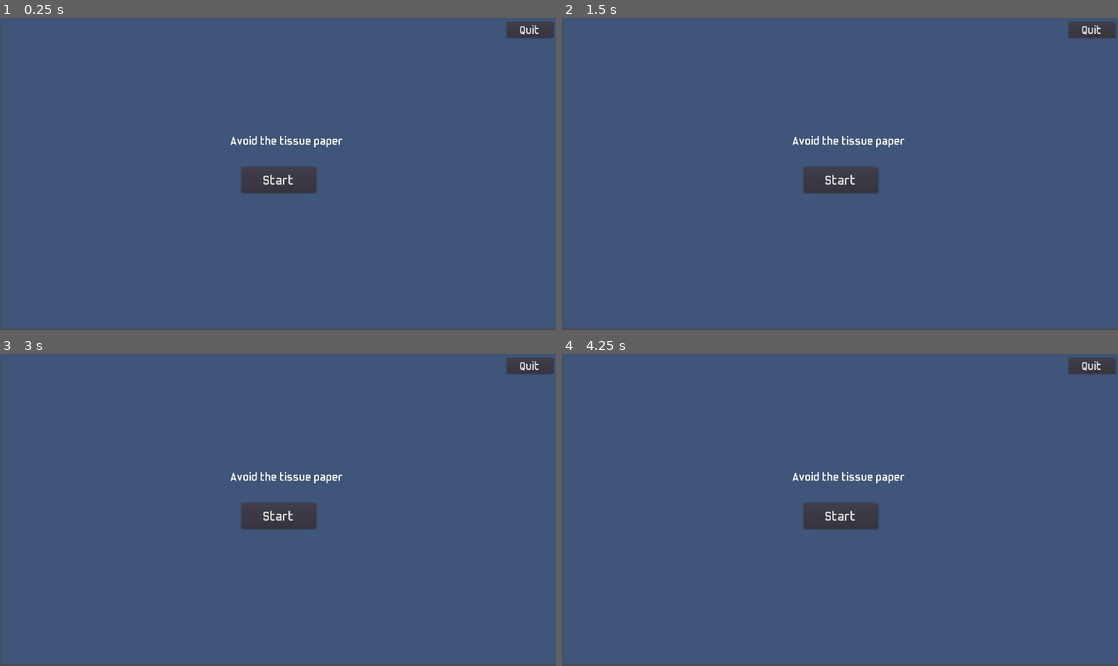
Above: before the commit, frames 1-4 (two rows, left to right).
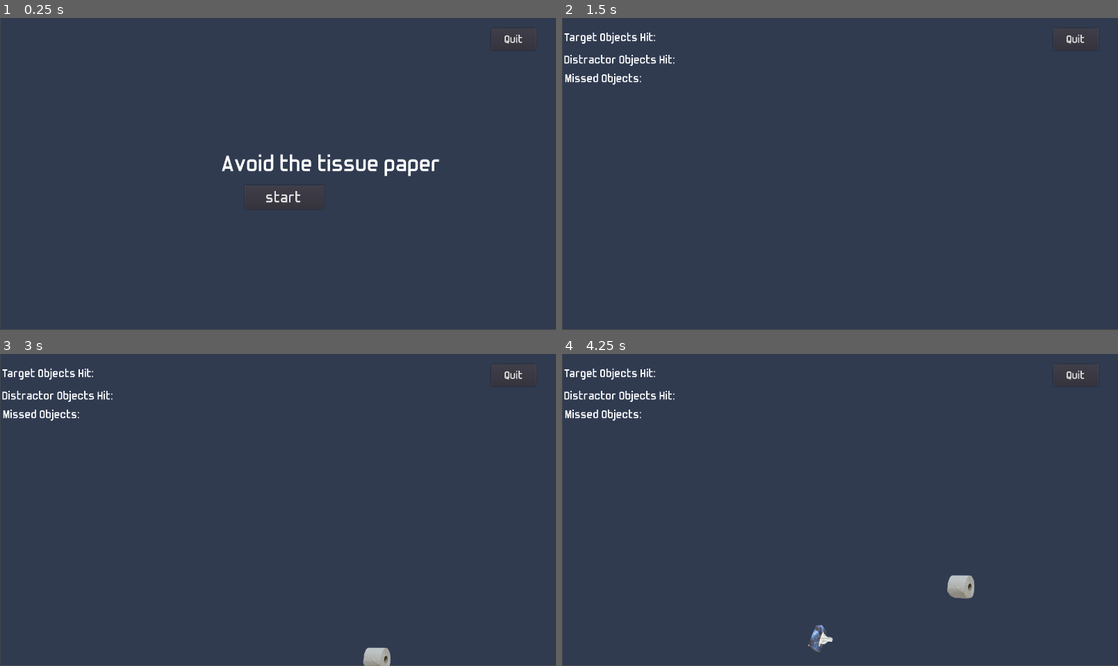
Above: after the commit, the same moments.

Repository: resquenazi/Object_Discrimination_Video_Game
Game: Godot game, scene res://Scenes/Game.tscn
Same seed, same stepped clock (60 frames per second), same inputs: the game is played once before the commit and once after it. This scene is started directly instead of the project's main scene.
Inputs (mouse positions are in pixels of both pictures, inside the frame that each line leads up to):
- Up to frame 1 (0.25 s): no input
- Up to frame 2 (1.5 s): click "Start" (after the commit: "start") at 0.5 s; click (840, 180) at 1.25 s, where only the run before the commit has a clickable "Start"
- Up to frame 3 (3 s): click (278, 516) at 2 s, where only the run before the commit has a clickable "Start"; tap Enter at 2.75 s; move the mouse to (400, 494) at 2.77 s; press the mouse at (400, 494) at 2.78 s
- Up to frame 4 (4.25 s): move the mouse to (728, 525) at 3.52 s; release the mouse at (728, 525) at 3.53 s; click (728, 525) at 3.6 s

The runs differ from the first frame. In frame 1, 98% of the frame differs, in the area x 0-100%, y 0-100%; in frame 2, 98%; in frame 3, 98%; in frame 4, 98%.

Commit message:
final push to make all changes current and fix bug in master that was preventing project from opening

Diff:
--- a/Scenes/CursorTrail.tscn
+++ b/Scenes/CursorTrail.tscn
@@ -3,17 +3,18 @@
 [ext_resource path="res://Scripts/CursorTrail.gd" type="Script" id=1]
 
 [sub_resource type="Curve" id=1]
-_data = [ Vector2( 0, 0.527273 ), 0.0, 0.0, 0, 0, Vector2( 0.824742, 0.990909 ), 0.0, 0.0, 0, 0 ]
+_data = [ Vector2( 0.225275, 0.509091 ), 0.0, 0.0, 0, 0, Vector2( 0.961539, 1 ), 0.0, 0.0, 0, 0 ]
 
 [sub_resource type="Gradient" id=2]
-offsets = PoolRealArray( 0.00662252, 1 )
-colors = PoolColorArray( 0.78125, 0.780177, 0.753784, 1, 0.9375, 0.929375, 0.41748, 1 )
+offsets = PoolRealArray( 0.0529801, 1 )
+colors = PoolColorArray( 0.292969, 0.286102, 0.286102, 1, 1, 1, 1, 1 )
 
 [node name="CursorTrail" type="Line2D"]
-points = PoolVector2Array( 570, -219 )
 width = 15.0
 width_curve = SubResource( 1 )
-default_color = Color( 0.92549, 0.921569, 0.619608, 1 )
+default_color = Color( 0.592157, 0.603922, 0.647059, 1 )
 gradient = SubResource( 2 )
+joint_mode = 1
 end_cap_mode = 2
+round_precision = 80
 script = ExtResource( 1 )
--- a/Scenes/DistractorObjects.tscn
+++ b/Scenes/DistractorObjects.tscn
@@ -2,8 +2,8 @@
 
 [ext_resource path="res://Scripts/DistractorObjects.gd" type="Script" id=1]
 
-[sub_resource type="CircleShape2D" id=1]
-radius = 57.5
+[sub_resource type="RectangleShape2D" id=1]
+extents = Vector2(111.89, 10 )
 
 [node name="DistractorObjects" type="RigidBody2D"]
 script = ExtResource( 1 )
--- a/Scenes/Game.tscn
+++ b/Scenes/Game.tscn
@@ -7,36 +7,47 @@
 [ext_resource path="res://Scenes/CursorTrail.tscn" type="PackedScene" id=5]
 
 [sub_resource type="RectangleShape2D" id=1]
-extents = Vector2( 21.9513, 428.206 )
+extents = Vector2( 21.9513, 392.709 )
 
 [sub_resource type="RectangleShape2D" id=2]
-extents = Vector2( 27.801, 419.555 )
+extents = Vector2( 23.839, 391.69 )
 
 [sub_resource type="DynamicFont" id=3]
+size = 30
 font_data = ExtResource( 1 )
 
 [sub_resource type="DynamicFont" id=4]
+size = 30
 font_data = ExtResource( 1 )
 
 [sub_resource type="DynamicFont" id=5]
+size = 40
 font_data = ExtResource( 1 )
 
 [sub_resource type="DynamicFont" id=6]
-size = 35
+size = 29
 font_data = ExtResource( 1 )
 
 [sub_resource type="DynamicFont" id=7]
-size = 30
-font_data = ExtResource( 1 )
-
-[sub_resource type="DynamicFont" id=8]
-size = 30
+size = 60
 font_data = ExtResource( 1 )
 
 [node name="Game" type="Node2D"]
 script = ExtResource( 2 )
 TargetObjects = ExtResource( 3 )
 DistractorObjects = ExtResource( 4 )
+
+[node name="ColorRect" type="ColorRect" parent="."]
+anchor_right = 1.0
+anchor_bottom = 1.0
+margin_left = 1.18921
+margin_top = -2.37842
+margin_right = 1368.19
+margin_bottom = 765.621
+color = Color( 0.192157, 0.235294, 0.317647, 1 )
+__meta__ = {
+"_edit_use_anchors_": false
+}
 
 [node name="TargetObjectsTimer" type="Timer" parent="."]
 wait_time = 2.0
@@ -49,11 +60,11 @@
 [node name="GameBoarder" type="StaticBody2D" parent="."]
 
 [node name="CollisionShape2D" type="CollisionShape2D" parent="GameBoarder"]
-position = Vector2( -19.8214, 371.367 )
+position = Vector2( -22.1998, 360.362 )
 shape = SubResource( 1 )
 
 [node name="CollisionShape2D2" type="CollisionShape2D" parent="GameBoarder"]
-position = Vector2( 1393.93, 372.251 )
+position = Vector2( 1384.16, 383.113 )
 shape = SubResource( 2 )
 
 [node name="CursorTrail" parent="." instance=ExtResource( 5 )]
@@ -70,10 +81,10 @@
 [node name="TargetObjectsScoreLabel" type="Label" parent="HUD"]
 anchor_top = 0.5
 anchor_bottom = 0.5
-margin_left = 8.0
-margin_top = -352.0
-margin_right = 168.0
-margin_bottom = -311.0
+margin_left = 6.2182
+margin_top = -350.833
+margin_right = 321.218
+margin_bottom = -317.833
 custom_fonts/font = SubResource( 3 )
 text = "Target Objects Hit:"
 __meta__ = {
@@ -81,10 +92,10 @@
 }
 
 [node name="DistractorObjectsScoreLabel" type="Label" parent="HUD"]
-margin_left = 10.0
-margin_top = 53.0
-margin_right = 201.0
-margin_bottom = 90.0
+margin_left = 6.22449
+margin_top = 86.0356
+margin_right = 279.224
+margin_bottom = 123.036
 custom_fonts/font = SubResource( 4 )
 text = "Distractor Objects Hit:"
 __meta__ = {
@@ -92,11 +103,11 @@
 }
 
 [node name="MissedObjectsLabel" type="Label" parent="HUD"]
-margin_left = 9.38098
-margin_top = 77.3082
-margin_right = 151.381
-margin_bottom = 121.308
-custom_fonts/font = SubResource( 5 )
+margin_left = 8.4371
+margin_top = 132.053
+margin_right = 203.437
+margin_bottom = 176.053
+custom_fonts/font = SubResource( 3 )
 text = "Missed Objects: "
 __meta__ = {
 "_edit_use_anchors_": false
@@ -107,22 +118,22 @@
 anchor_top = 0.5
 anchor_right = 0.5
 anchor_bottom = 0.5
-margin_left = -89.3635
-margin_top = -15.0
-margin_right = 94.6365
-margin_bottom = 49.0
-custom_fonts/font = SubResource( 6 )
-text = "Start"
+margin_left = -81.0
+margin_top = 30.0
+margin_right = 113.0
+margin_bottom = 89.0
+custom_fonts/font = SubResource( 5 )
+text = "start"
 __meta__ = {
 "_edit_use_anchors_": false
 }
 
 [node name="QuitButton" type="Button" parent="HUD"]
-margin_left = 1245.0
-margin_top = 10.0
-margin_right = 1360.0
-margin_bottom = 49.0
-custom_fonts/font = SubResource( 7 )
+margin_left = 1207.0
+margin_top = 25.0
+margin_right = 1318.0
+margin_bottom = 79.0
+custom_fonts/font = SubResource( 6 )
 text = "Quit"
 __meta__ = {
 "_edit_use_anchors_": false
@@ -133,24 +144,11 @@
 anchor_top = 0.5
 anchor_right = 0.5
 anchor_bottom = 0.5
-margin_left = -115.5
-margin_top = -96.5
-margin_right = 115.5
-margin_bottom = -47.5
-custom_fonts/font = SubResource( 8 )
-__meta__ = {
-"_edit_use_anchors_": false
-}
-
-[node name="ColorRect" type="ColorRect" parent="."]
-show_behind_parent = true
-anchor_right = 1.0
-anchor_bottom = 1.0
-margin_left = 2.11893
-margin_top = 1.05946
-margin_right = 1368.12
-margin_bottom = 765.059
-color = Color( 0.25098, 0.337255, 0.478431, 1 )
+margin_left = -136.0
+margin_top = -56.0
+margin_right = 120.0
+margin_bottom = 30.0
+custom_fonts/font = SubResource( 7 )
 __meta__ = {
 "_edit_use_anchors_": false
 }
--- a/Scenes/MainMenu.tscn
+++ b/Scenes/MainMenu.tscn
@@ -1,31 +1,28 @@
-[gd_scene load_steps=8 format=2]
+[gd_scene load_steps=7 format=2]
 
 [ext_resource path="res://Fonts/TrulyMadlyDpad-a72o.ttf" type="DynamicFontData" id=1]
-[ext_resource path="res://Scripts/MainMenu.gd" type="Script" id=2]
+[ext_resource path="res://Scripts/MainMenu.gd" type="Script" id=3]
 
-[sub_resource type="DynamicFontData" id=1]
-font_path = "res://Fonts/TrulyMadlyDpad-a72o.ttf"
+[sub_resource type="DynamicFont" id=1]
+size = 75
+font_data = ExtResource( 1 )
 
 [sub_resource type="DynamicFont" id=2]
-size = 85
-font_data = SubResource( 1 )
+size = 40
+font_data = ExtResource( 1 )
 
 [sub_resource type="DynamicFont" id=3]
-size = 30
+size = 50
 font_data = ExtResource( 1 )
 
 [sub_resource type="DynamicFont" id=4]
-size = 30
+size = 18
 font_data = ExtResource( 1 )
 
-[sub_resource type="DynamicFont" id=5]
-size = 23
-font_data = ExtResource( 1 )
-
-[node name="MainMenu" type="Control"]
+[node name="Main" type="Control"]
 anchor_right = 1.0
 anchor_bottom = 1.0
-script = ExtResource( 2 )
+script = ExtResource( 3 )
 __meta__ = {
 "_edit_use_anchors_": false
 }
@@ -33,59 +30,67 @@
 [node name="ColorRect" type="ColorRect" parent="."]
 anchor_right = 1.0
 anchor_bottom = 1.0
-color = Color( 0.25098, 0.337255, 0.478431, 1 )
+margin_top = 2.68753
+margin_bottom = 2.6875
+color = Color( 0.192157, 0.235294, 0.317647, 1 )
 __meta__ = {
 "_edit_use_anchors_": false
 }
 
-[node name="GameTitle" type="Label" parent="."]
+[node name="Title" type="Label" parent="."]
 anchor_left = 0.5
-anchor_top = 0.5
 anchor_right = 0.5
-anchor_bottom = 0.5
-margin_left = -280.0
-margin_top = -284.0
-margin_right = 280.0
-margin_bottom = -182.0
-custom_fonts/font = SubResource( 2 )
+margin_left = -328.11
+margin_top = 85.9501
+margin_right = 328.89
+margin_bottom = 190.95
+custom_fonts/font = SubResource( 1 )
 text = "Object Warriors!"
 align = 1
+__meta__ = {
+"_edit_use_anchors_": false
+}
 
 [node name="Quit" type="Button" parent="."]
-margin_left = 1232.0
-margin_top = 21.0
-margin_right = 1326.0
-margin_bottom = 69.0
-custom_fonts/font = SubResource( 3 )
+anchor_left = 0.5
+anchor_right = 0.5
+margin_left = 568.5
+margin_top = 18.0
+margin_right = 663.5
+margin_bottom = 67.0
+custom_fonts/font = SubResource( 2 )
 text = "Quit"
+__meta__ = {
+"_edit_use_anchors_": false
+}
 
 [node name="PlayGame" type="Button" parent="."]
 anchor_left = 0.5
-anchor_top = 0.5
 anchor_right = 0.5
-anchor_bottom = 0.5
-margin_left = -133.796
-margin_top = 91.8776
-margin_right = 147.204
-margin_bottom = 173.878
+margin_left = -162.966
+margin_top = 448.025
+margin_right = 170.034
+margin_bottom = 539.025
+custom_fonts/font = SubResource( 3 )
+text = "play game"
+__meta__ = {
+"_edit_use_anchors_": false
+}
+
+[node name="Label" type="Label" parent="."]
+margin_left = 391.476
+margin_top = 238.211
+margin_right = 983.476
+margin_bottom = 373.211
 custom_fonts/font = SubResource( 4 )
-text = "Play Game"
-
-[node name="Directions" type="Label" parent="."]
-anchor_left = 0.5
-anchor_top = 0.5
-anchor_right = 0.5
-anchor_bottom = 0.5
-margin_left = -382.49
-margin_top = -151.898
-margin_right = 383.51
-margin_bottom = 69.1022
-custom_fonts/font = SubResource( 5 )
 text = "Directions
-The object of this game is to slash as many objects as possible. To slash an object, hold the left mouse button down and move it through the object.
+The object of this game is to slash as manyobjects as possible. To slash an object, hold the left mouse button down and move it through the object.
 
 At the beginning of each game, you will be given a certain object to avoid. Make sure you do not slash this object, as this will negatively effect your score.
 
-Press \"play game\" to begin."
+Press \"play game\" to begin. "
 align = 1
 autowrap = true
+__meta__ = {
+"_edit_use_anchors_": false
+}
--- a/Scenes/Restart.tscn
+++ b/Scenes/Restart.tscn
@@ -30,7 +30,7 @@
 [node name="ColorRect" type="ColorRect" parent="."]
 margin_right = 1365.0
 margin_bottom = 765.0
-color = Color( 0.25098, 0.337255, 0.478431, 1 )
+color = Color( 0.192157, 0.235294, 0.317647, 1 )
 
 [node name="RestartButton" type="Button" parent="."]
 anchor_left = 0.5
--- a/Scenes/TargetObjects.tscn
+++ b/Scenes/TargetObjects.tscn
@@ -2,8 +2,8 @@
 
 [ext_resource path="res://Scripts/TargetObjects.gd" type="Script" id=1]
 
-[sub_resource type="CircleShape2D" id=1]
-radius = 68.4487
+[sub_resource type="RectangleShape2D" id=1]
+extents = Vector2( 156.615, 13.6468 )
 
 [node name="TargetObjects" type="RigidBody2D"]
 script = ExtResource( 1 )
--- a/Scenes/UserInput.tscn
+++ b/Scenes/UserInput.tscn
@@ -8,10 +8,6 @@
 
 [sub_resource type="DynamicFont" id=2]
 size = 35
-font_data = ExtResource( 1 )
-
-[sub_resource type="DynamicFont" id=3]
-size = 30
 font_data = ExtResource( 1 )
 
 [node name="UserInput" type="Control"]
@@ -32,10 +28,10 @@
 anchor_top = 0.5
 anchor_right = 0.5
 anchor_bottom = 0.5
-margin_left = -117.5
-margin_top = -21.0
-margin_right = 117.5
-margin_bottom = 21.0
+margin_left = -118.5
+margin_top = -5.0
+margin_right = 116.5
+margin_bottom = 37.0
 custom_fonts/font = SubResource( 1 )
 
 [node name="Name" type="Label" parent="."]
@@ -43,18 +39,14 @@
 anchor_top = 0.5
 anchor_right = 0.5
 anchor_bottom = 0.5
-margin_left = -113.0
-margin_top = -22.0
-margin_right = 117.0
-margin_bottom = 20.0
+margin_left = -115.0
+margin_top = -61.0
+margin_right = 115.0
+margin_bottom = -19.0
 custom_fonts/font = SubResource( 2 )
-text = "Name:"
-
-[node name="Start Game" type="Button" parent="."]
-margin_left = 608.0
-margin_top = 294.0
-margin_right = 758.0
-margin_bottom = 342.0
-custom_fonts/font = SubResource( 3 )
-text = "Start Game"
+text = "Enter Name"
+align = 1
+__meta__ = {
+"_edit_use_anchors_": false
+}
 [connection signal="text_entered" from="LineEdit" to="." method="_on_LineEdit_text_entered"]
--- a/Scripts/DistractorObjects.gd
+++ b/Scripts/DistractorObjects.gd
@@ -1,10 +1,9 @@
-
 extends RigidBody2D
 
 var pos
 var w = 300
 var mousePos = Vector2()
-var jump = randi()%50+250
+var jump = randi()%150+250
 var dir = randi()%200-50
 var tex_ref_array = Global.tex_ref_array
 var randN = Global.sample
@@ -12,13 +11,18 @@
 signal distractorObjectsPoints
 signal missedObjectsPoints
 
+var size = 1
+
 # make objects bounce
 func _ready():
+	$Sprite2.rotation_degrees = rand_range(-180, 180)
 	$Sprite2.texture = tex_ref_array[distractor_object]
 	apply_impulse(Vector2(0,0) , Vector2(dir, -jump))
 
 # make objects disappear when clicked
 func _physics_process(delta):
+	$Sprite2.scale = Vector2(size, size)
+	w = size * 300
 	if Input.is_action_just_pressed("click"):
 		mousePos = get_global_mouse_position()
 		pos = global_position
@@ -28,6 +32,6 @@
 		and mousePos.y <= pos.y + w:
 				emit_signal("distractorObjectsPoints")
 				queue_free()
-	if global_position.y > 600:
+	if global_position.y > 851:
 		emit_signal("missedObjectsPoints")
 		queue_free() #clear cache
--- a/Scripts/Game.gd
+++ b/Scripts/Game.gd
@@ -15,9 +15,12 @@
 var randN = Global.sample #get random number generated from global script
 var playername = UserInput.playername #get player name for saving
 var dateTimeDict = OS.get_datetime()
-var day = dateTimeDict.weekday
-var hour = dateTimeDict.hour
+var year = dateTimeDict.year
+var month = dateTimeDict.month
+var day = dateTimeDict.day
+var hour = dateTimeDict.hour - 12
 var minute = dateTimeDict.minute
+var level = 1
 
 # initialize variables for difficulty within level
 var target_object_timer_length = 2 #seconds
@@ -47,6 +50,17 @@
 	TargetObjectsScoreLabel.hide()
 	MissedObjectsLabel.hide()
 	DistractorObjectsScoreLabel.hide()
+
+func _process(delta):
+	if targetObjectsPoints >= 20:
+		level += 1
+		targetObjectsPoints = 0
+		distractorObjectsPoints = 0
+		missedObjectsPoints = 0
+		if level >= 7:
+			end = true
+			_save()
+			get_tree().change_scene("res://Scenes/Restart.tscn")
 
 
 func _physics_process(delta):
@@ -97,8 +111,20 @@
 		var t = TargetObjects.instance()
 		t.connect("targetObjectsPoints", self, "_on_target_object_sliced")
 		t.connect("missedObjectsPoints", self, "_on_missed_target_object")
-		t.global_position = Vector2(randi()%900+100, 600) #Vector2(#,#) controls x & y start positions of objects
+		t.global_position = Vector2(randi()%900+100, 850) #Vector2(#,#) controls x & y start positions of objects
 		add_child(t)
+		if level == 1:
+			t.size = .45
+		if level == 2:
+			t.size = .36
+		if level == 3:
+			t.size = .29
+		if level == 4:
+			t.size = .23
+		if level == 5:
+			t.size = .19
+		if level == 6:
+			t.size = .15
 	else:
 		$TargetObjectsTimer.stop()
 
@@ -108,8 +134,20 @@
 		var d = DistractorObjects.instance()
 		d.connect("distractorObjectsPoints", self, "_on_distractor_object_sliced")
 		d.connect("missedObjectsPoints", self, "_on_missed_target_object")
-		d.global_position = Vector2(randi()%900+100, 600) #Vector2(#,#) controls x & y start positions of objects
+		d.global_position = Vector2(randi()%900+100, 850) #Vector2(#,#) controls x & y start positions of objects
 		add_child(d)
+		if level == 1:
+			d.size = .45
+		if level == 2:
+			d.size = .36
+		if level == 3:
+			d.size = .29
+		if level == 4:
+			d.size = .23
+		if level == 5:
+			d.size = .19
+		if level == 6:
+			d.size = .15
 	else:
 		$DistractorObjectsTimer.stop()
 
@@ -122,7 +160,8 @@
 	data += "\n"
 	data += "Missed_Objects: " + str(missedObjectsPoints)
 	var new_file = File.new()
-	new_file.open("res://Data/" + str(playername) + "_" + str(day) + "_" + str(hour) + "_" + str(minute) + ".txt", File.WRITE)
+	new_file.open("res://Data/" + str(playername) + "_" + str(month) + "_" + str(day) +
+			"_" + str(year) + "_" +  str(hour) + ":" + str(minute) + ".txt", File.WRITE)
 	#Store the data and close the file
 	new_file.store_line(data)
 	new_file.close()
--- a/Scripts/TargetObjects.gd
+++ b/Scripts/TargetObjects.gd
@@ -3,20 +3,24 @@
 var pos
 var w = 300
 var mousePos = Vector2()
-var jump = randi()%50+250
+var jump = randi()%150+250
 var dir = randi()%200-50
 var tex_ref_array = Global.tex_ref_array
 var target_objects = Global.target_objects
 signal targetObjectsPoints
 signal missedObjectsPoints
+var size = 1
 
 # make objects bounce
 func _ready():
+	$Sprite1.rotation_degrees = rand_range(-180, 180)
 	$Sprite1.texture = tex_ref_array[target_objects[randi()%target_objects.size()]]
 	apply_impulse(Vector2(0,0) , Vector2(dir, -jump))
 
 # make objects disappear when clicked
 func _physics_process(delta):
+	$Sprite1.scale = Vector2(size, size)
+	w = size * 300
 	if Input.is_action_just_pressed("click"):
 		mousePos = get_global_mouse_position()
 		pos = global_position
@@ -26,6 +30,6 @@
 		and mousePos.y <= pos.y + w:
 				emit_signal("targetObjectsPoints")
 				queue_free()
-	if global_position.y > 600:
+	if global_position.y > 851:
 		emit_signal("missedObjectsPoints")
 		queue_free() #clear cache
Not shown: 1 places in Scenes/Game.tscn that only renumber resources
Not shown: 1 places in Scenes/UserInput.tscn that only renumber resources
